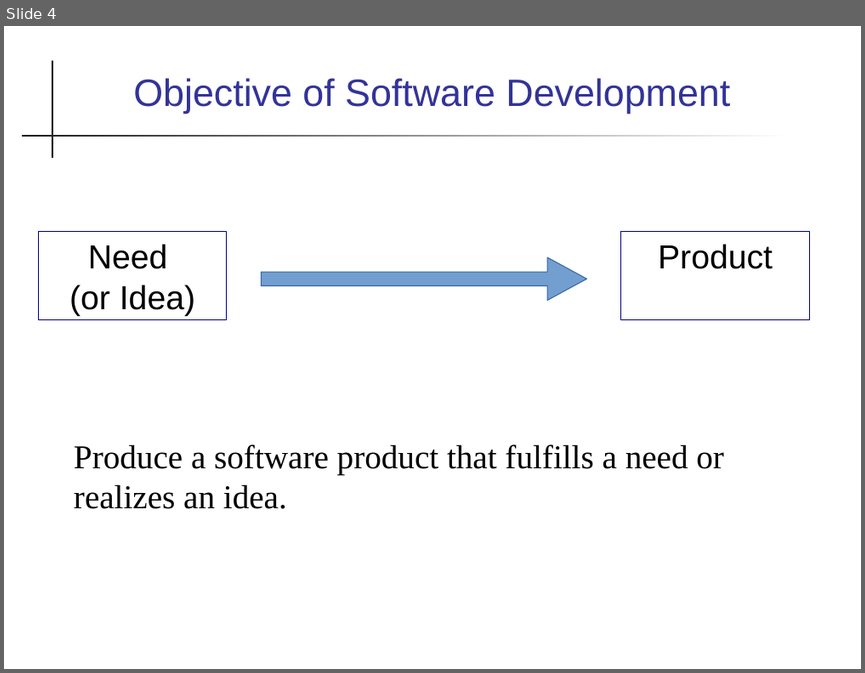
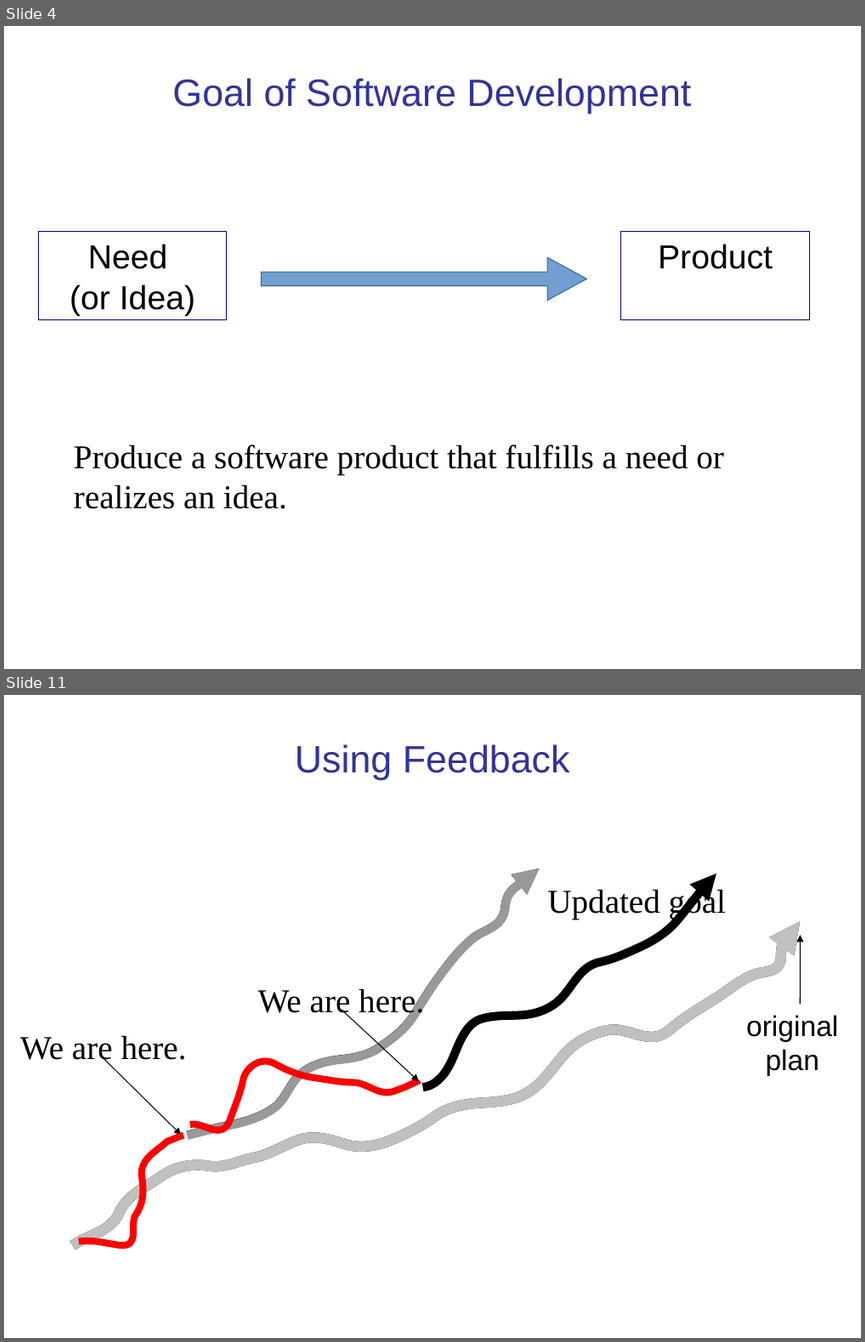
Before and after one commit to cpske/ISP, a slide deck: intro/Introduction-software-process.ppt. Shown one above the other, each under a label of ours: slide 4 before the commit, slides 4 and 11 after it; the slides between them are not shown. The pictures are 865x673 and 865x1342 pixels, drawn with LibreOffice and Linux fonts; fonts in the diff are those of the drawing. Boxes give left, top, right and bottom in pixels: in the first picture for what was removed or moved away, otherwise in the second. Text is boxed around its words. In the diff, an @@ line names an element or a change of style, - is before the commit and + after.

```diff
--- a/intro/Introduction-software-process.ppt
+++ b/intro/Introduction-software-process.ppt
@@ slide 11 added at (4,695,861,1338), background #FFFFFF @@
@@ title added at (295,744,570,779), 32 pt, text #333399 @@
+Using Feedback
@@ freeform shape added at (188,868,539,1134), outline #000000 7.2 pt @@
@@ freeform shape added at (188,868,540,1135), outline #999999 7.2 pt @@
@@ freeform shape added at (423,873,717,1087), outline #000000 7.2 pt @@
@@ text added at (547,886,726,919), 28 pt, text #000000 @@
+Updated goal
@@ freeform shape added at (73,921,800,1245), outline #000000 8.65 pt @@
@@ freeform shape added at (73,921,800,1245), outline #C0C0C0 8.65 pt @@
@@ arrow added from (800, 1004) to (800, 935), #000000 0.74 pt @@
@@ text added at (258,988,424,1018), 28 pt, text #000000 @@
+We are here.
@@ arrow added from (341, 1009) to (419, 1082), #000000 0.74 pt @@
@@ text added at (746,1015,838,1076), 24 pt, text #000000 @@
+original plan
@@ text added at (20,1035,187,1065), 28 pt, text #000000 @@
+We are here.
@@ arrow added from (103, 1058) to (182, 1134), #000000 0.74 pt @@
@@ freeform shape added at (190,1055,419,1142), outline #FF0000 5.75 pt @@
@@ freeform shape added at (79,1135,183,1248), outline #FF0000 5.75 pt @@
@@ slide 4 changed as well @@
@@ rectangle removed at (52,60,53,158) @@
@@ title at (172,78,691,114): text changed @@
-Objective of Software Development
+Goal of Software Development
@@ rectangle removed at (22,135,791,136) @@
```
Also in this commit, not shown: 32 other slides changed, 5 other slides added, 4 slides removed, 3 other files.
